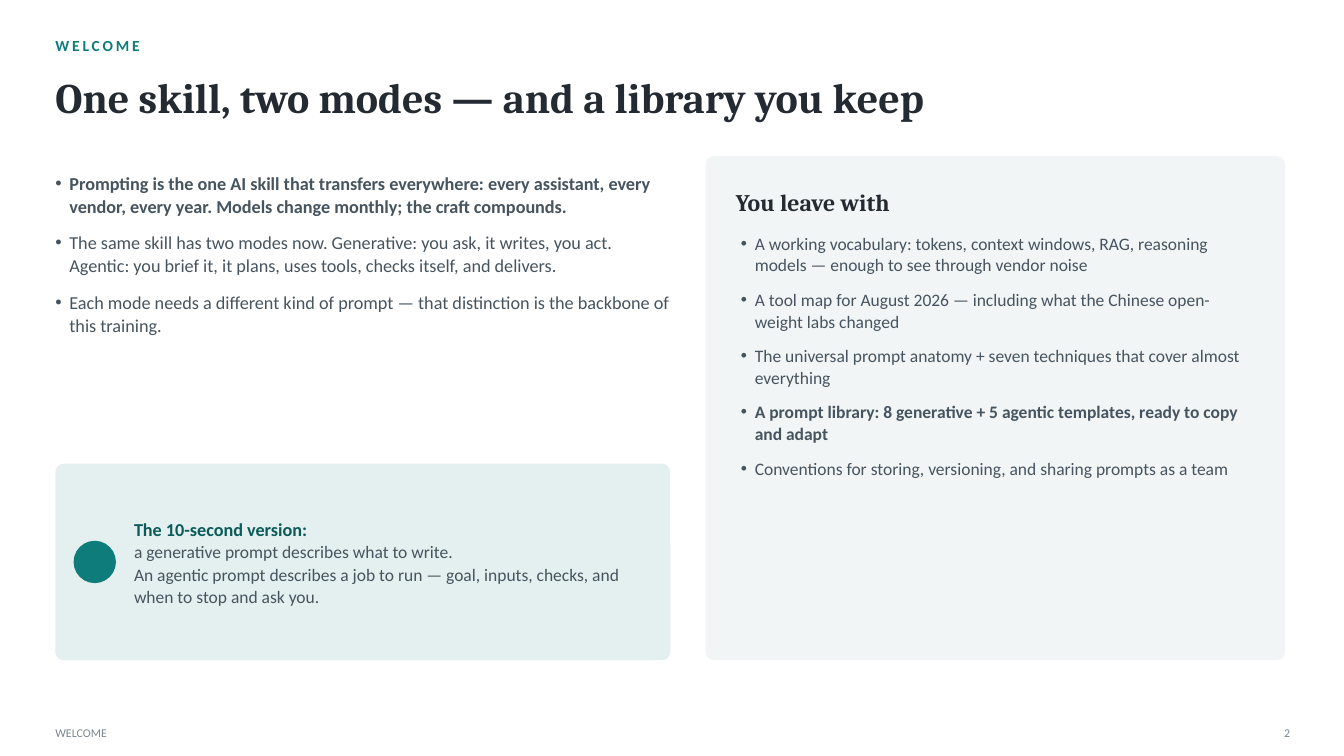
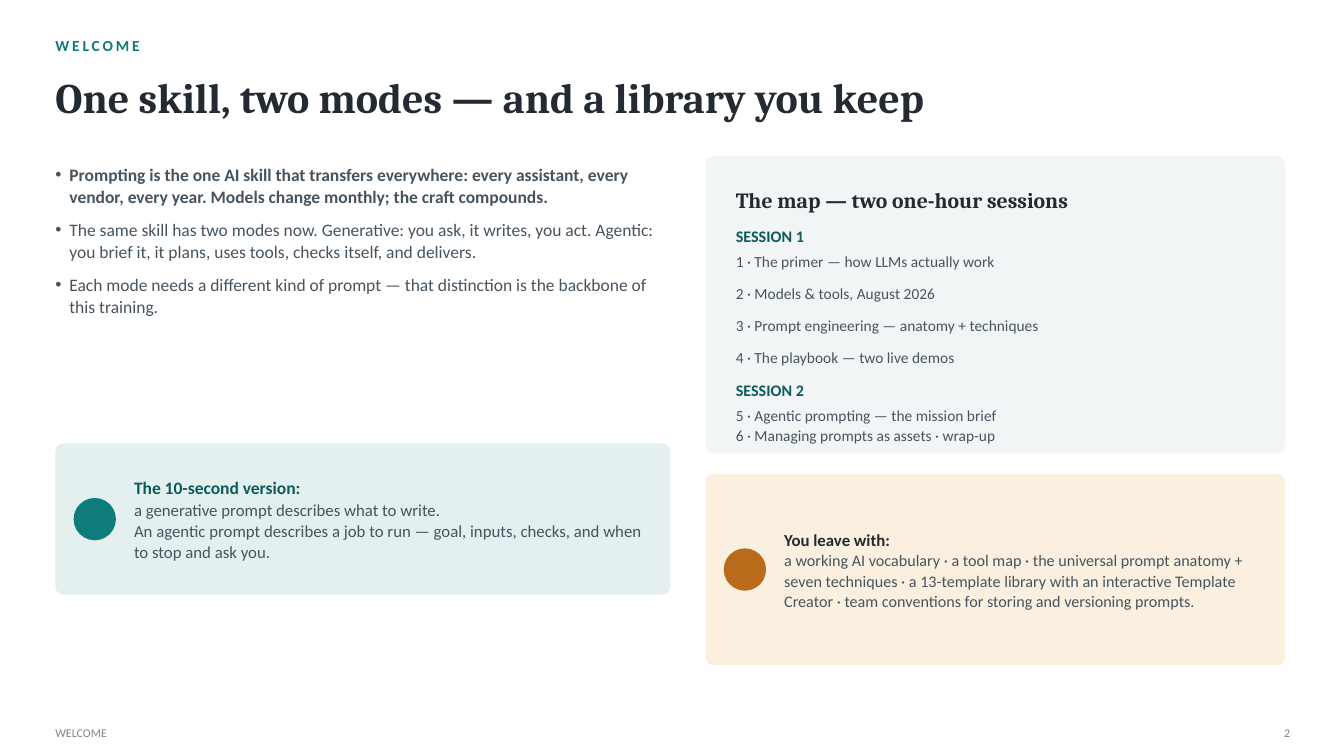
Before and after one commit to naviero1/Claude-Works, a slide deck: slide 2 of ai-training-prompt-engineering/deliverables/From_Prompts_to_Agents_Training.pptx. Drawn at 1344x756 pixels with LibreOffice and Linux fonts; fonts in the diff are those of the drawing; background and template pictures are left out. Boxes give left, top, right and bottom in pixels: in the first picture for what was removed or moved away, otherwise in the second. Text is boxed around its words. In the diff, an @@ line names an element or a change of style, - is before the commit and + after.

```diff
--- a/ai-training-prompt-engineering/deliverables/From_Prompts_to_Agents_Training.pptx
+++ b/ai-training-prompt-engineering/deliverables/From_Prompts_to_Agents_Training.pptx
@@ text "Prompting is the one AI ...": place and size @@
-text "Prompting is the one AI ..." at [69, 177, 669, 335]
+text "Prompting is the one AI ..." at [69, 168, 653, 316]
@@ text "Prompting is the one AI ..." at [69, 168, 653, 316]: size 13 to 12.5 pt; less space between paragraphs @@
@@ rounded rectangle at [706, 156, 1286, 454]: proportions changed @@
@@ rounded rectangle: place and size @@
-rounded rectangle at [706, 156, 1286, 660]
+rounded rectangle at [706, 156, 1286, 454]
@@ text at [736, 193, 1068, 213]: text changed; size 17 to 15.5 pt @@
-You leave with
+The map — two one-hour sessions
@@ text at [736, 231, 1039, 444]: text changed; size 12.5 to 11 pt @@
-• A working vocabulary: tokens, context windows, RAG, reasoning models — enough to see through vendor noise
-• A tool map for August 2026 — including what the Chinese open-weight labs changed
-• The universal prompt anatomy + seven techniques that cover almost everything
-• A prompt library: 8 generative + 5 agentic templates, ready to copy and adapt
-• Conventions for storing, versioning, and sharing prompts as a team
+SESSION 1
+1 · The primer — how LLMs actually work
+2 · Models & tools, August 2026
+3 · Prompt engineering — anatomy + techniques
+4 · The playbook — two live demos
+SESSION 2
+5 · Agentic prompting — the mission brief
+6 · Managing prompts as assets · wrap-up
@@ text "SESSION 1" at [736, 231, 1039, 444]: vertical alignment top to middle @@
@@ rounded rectangle: place and size @@
-rounded rectangle at [55, 464, 670, 660]
+rounded rectangle at [55, 444, 670, 595]
@@ rounded rectangle at [55, 444, 670, 595]: proportions changed @@
@@ text "The 10-second version:": place and size @@
-text "The 10-second version:" at [134, 523, 619, 606]
+text "The 10-second version:" at [134, 481, 641, 561]
@@ text "The 10-second version:" at [134, 481, 641, 561]: size 13 to 12.5 pt in "The 10-second version:"; size 12.5 to 12 pt in "a generative prompt describes what to write.", "An agentic prompt describes a job to ..." @@
@@ rounded rectangle added at [706, 474, 1286, 665], fill #FBF0E0 @@
@@ ellipse: place and size @@
-ellipse at [74, 541, 116, 584]
+ellipse at [74, 498, 116, 540]
@@ text added at [784, 534, 1235, 610], 11.5 pt, text #46545F @@
+You leave with:
+a working AI vocabulary · a tool map · the universal prompt anatomy + seven techniques · a 13-template library with an interactive Template Creator · team conventions for storing and versioning prompts.
@@ ellipse added at [724, 548, 766, 591], fill #B96A1B @@
```
Also in this commit, not shown: 36 other slides changed, 12 slides added, 5 slides removed, 13 other files.
